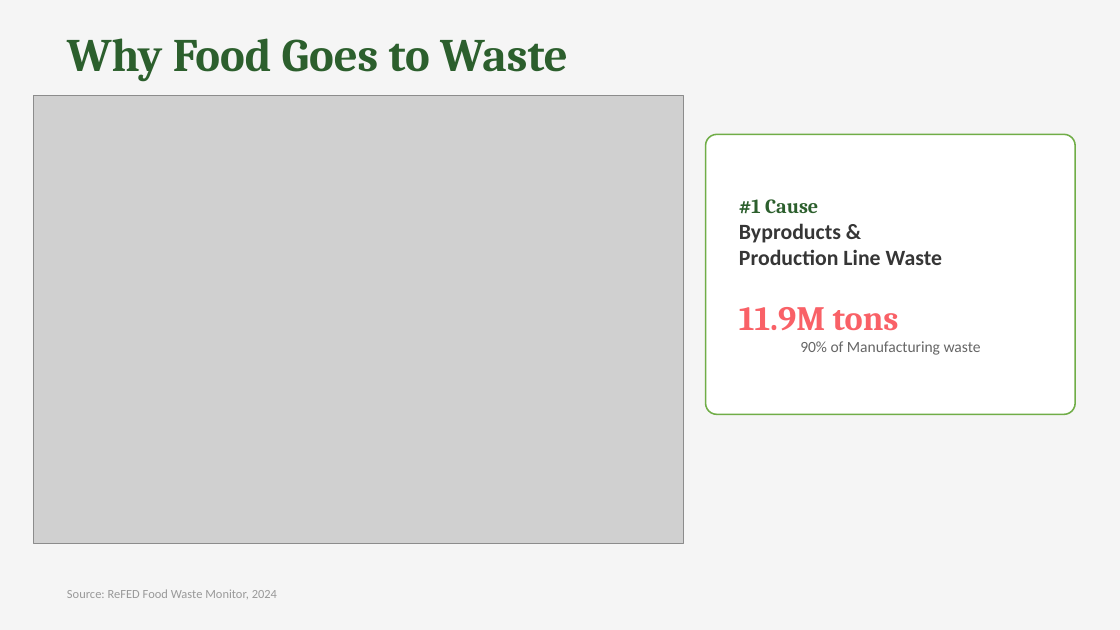
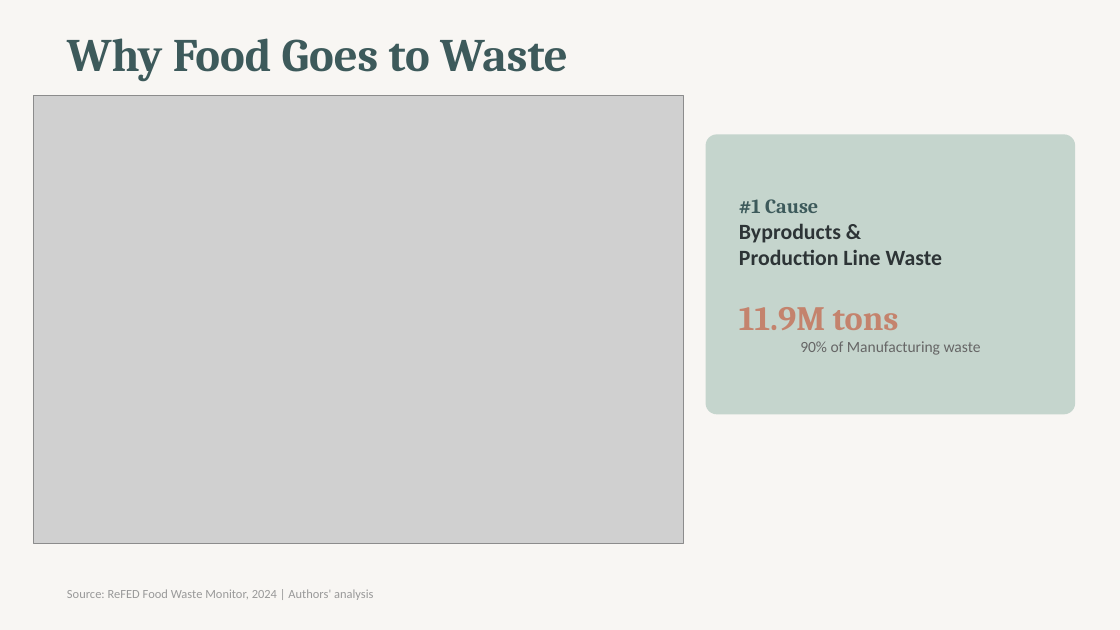
Before and after one commit to Asbetos/Datathon-Spring-2026, a slide deck: slide 6 of outputs/final/presentation.pptx. Drawn at 1120x630 pixels with LibreOffice and Linux fonts; fonts in the diff are those of the drawing; grey boxes stand for pictures. Boxes give left, top, right and bottom in pixels: in the first picture for what was removed or moved away, otherwise in the second. Text is boxed around its words. In the diff, an @@ line names an element or a change of style, - is before the commit and + after.

Commit message:
Polish: softer colors, supplementary data, per-capita analysis

```diff
--- a/outputs/final/presentation.pptx
+++ b/outputs/final/presentation.pptx
@@ background #F5F5F5 to #F8F6F3 @@
@@ text "Why Food Goes to Waste" at (67,38,568,82): text colour #2C5F2D to #3D5A5B @@
@@ rounded rectangle at (706,134,1075,414): fill #FFFFFF to #C5D5CD; outline #70AD47 1 pt to none @@
@@ text "#1 Cause Byproducts & Production ..." at (739,199,981,355): text colour #2C5F2D to #3D5A5B in "#1 Cause"; text colour #363636 to #2D3436 in "Byproducts & Production Line Waste"; text colour #F96167 to #C4836D in "11.9M tons" @@
@@ text at (67,589,373,600): text changed @@
-Source: ReFED Food Waste Monitor, 2024
+Source: ReFED Food Waste Monitor, 2024 | Authors' analysis
```
Also in this commit, not shown: 16 other slides changed, 35 other files.
